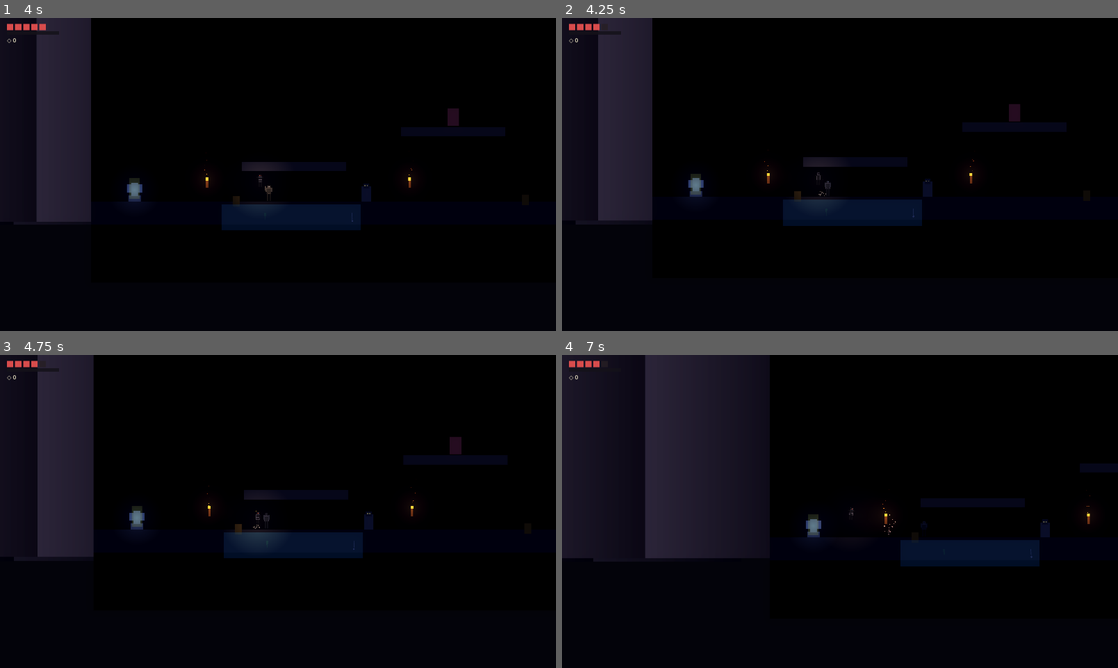
Above: before the commit, frames 1-4 (two rows, left to right).
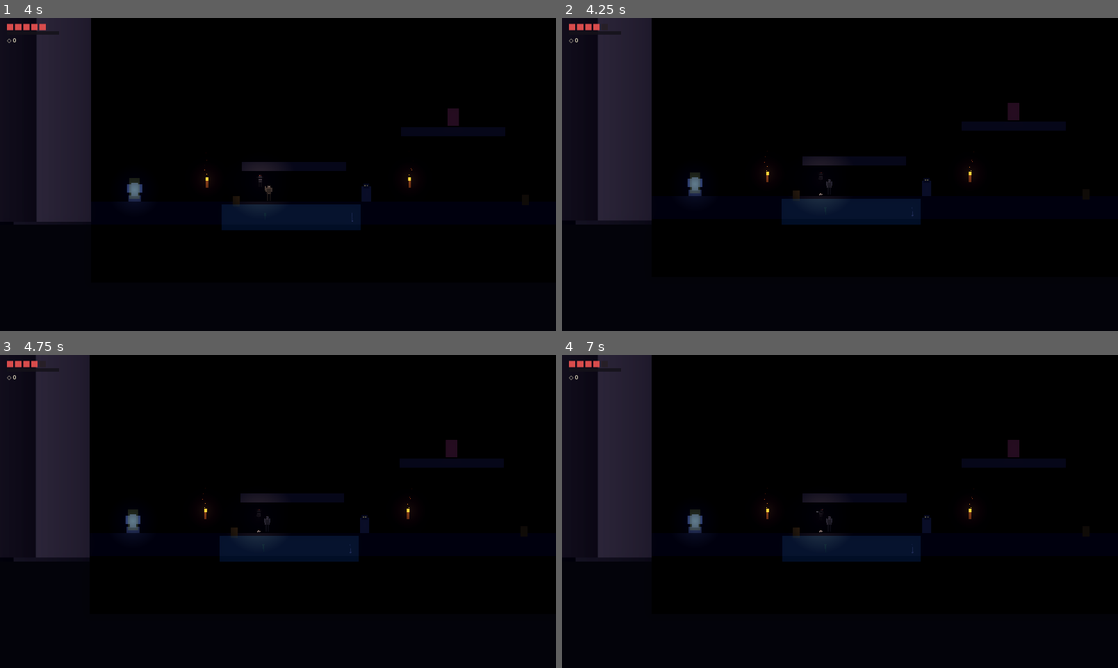
Above: after the commit, the same moments.

Repository: LucasdoCondo/Arcanjo-Caido
Game: Godot game, scene res://scenes/ui/menu_principal.tscn
The game is run twice, just before and just after one commit, with the same random seed, the same clock (stepped at 60 frames per second) and the same inputs.
Inputs:
- Up to frame 1 (4 s): click "NOVO JOGO" at 0.5 s; tap Enter at 1.25 s; hold D (move_right) 1.28-2.78 s; tap J (attack) at 1.35 s; tap Space (jump) at 1.52, 1.82, 2.27, 2.57, 3.77 s; tap Shift (dash) at 1.55, 2.1 s; tap F (heal) at 2.3, 2.85 s; hold A (move_left) 2.78-3.53 s; tap C (hook) at 3.05, 3.6 s; hold D (move_right) from 3.53 s (still down); tap Q (parry) at 3.8 s
- Up to frame 2 (4.25 s): keep holding D (move_right); tap Space (jump) at 4.07 s
- Up to frame 3 (4.75 s): keep holding D (move_right); hold Space (jump) from 4.28 s (still down); tap Q (parry) at 4.35 s
- Up to frame 4 (7 s): release D (move_right) at 5.03 s; release Space (jump) at 5.03 s; hold A (move_left) 5.03-5.78 s; tap Space (jump) at 5.1, 5.27, 5.57, 6.77 s; tap J (attack) at 5.3, 5.85 s; hold D (move_right) 5.78-6.53 s; tap Shift (dash) at 6.05, 6.6 s; hold A (move_left) from 6.53 s (still down); tap F (heal) at 6.8 s

Frame 1 is identical in both runs. In frame 2, 0.6% of the frame differs, in the area x 16-84%, y 0-67%; in frame 3, 2.4%; in frame 4, 23%, in the area x 0-100%, y 0-68%.
Error in both runs: Invalid access to property or key 'linear_velocity' on a base object of type 'CharacterBody2D (PlayerController)'. (res://scripts/player/cape.gd:49)

Commit message:
Passo 20: Game Feel de combate (hit stop, camera shake, flash branco) + fix boot headless
- Novo autoload CombatManager (hit stop/freeze frame, camera shake perlin, flash branco)

- PlayerController e EnemyBase passam a usar CombatManager (hit stop e shake) com flash branco

- AudioManager: SFX novos (pogo, ground pound, chama, vaso, wall slide), pitch variation e musica de chefe

- Correcao: AudioManager nao referencia mais a classe global PlayerController em tempo de parse (evita erro de boot em headless/fresh-clone, usado pelo script de validacao)

- gitignore agora cobre tmp_validate*.ps1; icon.svg.import incluido (consistente com assets/art/*.import)

Diff:
--- a/project.godot
+++ b/project.godot
@@ -103,6 +103,7 @@
 SceneTransition="*res://scripts/core/scene_transition.gd"
 MapOverlay="*res://scripts/ui/map_overlay.gd"
 AudioManager="*res://scripts/core/audio_manager.gd"
+CombatManager="*res://scripts/core/combat_manager.gd"
 Achievements="*res://scripts/core/achievements.gd"
 SaveManager="*res://scripts/core/save_manager.gd"
 HUD="*res://scripts/ui/hud.gd"
--- a/scripts/core/audio_manager.gd
+++ b/scripts/core/audio_manager.gd
@@ -1,17 +1,24 @@
 extends Node
 ## ============================================================================
-## [ARCANJO CAIDO] — Autoload: AudioManager (Passo 11)
+## [ARCANJO CAIDO] — Autoload: AudioManager (Passo 11 + Passo 19)
 ## ----------------------------------------------------------------------------
 ## Gerenciador central de áudio 100% offline:
 ##   - Buses separados: "Music" (BGM), "SFX" e "Ambience"
 ##   - Crossfade suave entre trilhas ao mudar de região / entrar em chefe
 ##   - SFX globais: AudioManager.sfx("jump" | "sword" | "hurt" | "coin" ...)
+##   - Pitch variation em sons repetitivos (passos, lâminas, golpes)
 ##   - Como o projeto ainda não tem assets de áudio, os sons e as trilhas são
 ##     SINTETIZADOS em tempo real (AudioStreamWAV gerado por código). Quando
 ##     os .ogg/.wav reais chegarem, basta trocar os streams deste arquivo.
+## ⚠️ ONDE CONECTAR ASSETS REAIS (.wav/.ogg):
+##   - Substitua as chamadas `_make_tone(...)` / `_make_track(...)` por
+##     `preload("res://assets/audio/nome_do_arquivo.ogg")`.
+##   - Exemplo: "jump" → preload("res://assets/audio/sfx/jump_01.wav")
+##   - Os SFX pools e o crossfade funcionam com qualquer AudioStream.
 ## ============================================================================
 
 signal bus_volume_changed(bus_name: String, linear: float)
+signal music_changed(track_id: String)
 
 const SAMPLE_RATE := 22050
 const SFX_POOL_SIZE := 10
@@ -27,6 +34,15 @@
 	"boss": [65.41, "tenso"],
 }
 
+## ⚠️ ONDE CONECTAR ASSETS REAIS DE MÚSICA:
+## Substitua `_get_track(track_id)` por um dicionário de preload():
+##   const TRACK_ASSETS = {
+##     "cripta_estrelas": preload("res://assets/audio/bgm/cripta_estrelas.ogg"),
+##     "boss": preload("res://assets/audio/bgm/boss_theme.ogg"),
+##     ...
+##   }
+## E retorne TRACK_ASSETS[track_id] em vez de sintetizar.
+
 var _sounds: Dictionary = {}
 var _tracks: Dictionary = {}
 var _bgm_a: AudioStreamPlayer
@@ -36,8 +52,16 @@
 var _sfx_idx: int = 0
 var _using_a: bool = false
 var _current_track: String = ""
-var _player: Node = null
+## Sem tipo estático para permitir acesso dinâmico ao enum State do player
+## (PlayerController) em tempo de execução; assim o autoload não depende do
+## class cache global, evitando erro de parse no boot headless/fresh-clone.
+var _player = null
 var _hooks_connected: bool = false
+
+## Passo 19: controle de pitch variation por som
+## Sons que recebem variação aleatória de tom (0.9x a 1.1x) para evitar fadiga sonora
+var _pitch_var_sounds: Dictionary = {}
+var _default_pitch: float = 1.0
 
 
 func _ready() -> void:
@@ -45,6 +69,7 @@
 	_setup_buses()
 	_build_players()
 	_synth_sounds()
+	_setup_pitch_variation()
 
 
 # ---------------------------------------------------------------------------
@@ -150,6 +175,9 @@
 
 
 func _synth_sounds() -> void:
+	# ⚠️ ONDE CONECTAR ASSETS REAIS DE SFX:
+	# Substitua cada linha por preload("res://assets/audio/sfx/nome.ogg")
+	# Exemplo: "jump" → preload("res://assets/audio/sfx/jump_01.wav")
 	_sounds = {
 		"jump": _make_tone(520.0, 0.16, "square", 0.3),
 		"dash": _make_tone(300.0, 0.14, "saw", 0.28),
@@ -162,19 +190,57 @@
 		"unlock": _make_tone(880.0, 0.5, "sine", 0.4),
 		"achievement": _make_tone(1040.0, 0.35, "sine", 0.4),
 		"parry": _make_tone(1500.0, 0.12, "square", 0.35),
+		"pogo": _make_tone(700.0, 0.1, "square", 0.3),
+		"ground_pound": _make_tone(80.0, 0.3, "saw", 0.5),
+		"chama_drain": _make_tone(440.0, 0.25, "sine", 0.3),
+		"vase_break": _make_tone(600.0, 0.15, "noise", 0.4),
+		"wall_slide": _make_tone(200.0, 0.08, "noise", 0.15),
 	}
+
+
+# ===========================================================================
+# PASSO 19: PITCH VARIATION (variação aleatória de tom)
+# ---------------------------------------------------------------------------
+# Sons repetitivos (passos, lâminas, golpes) recebem leve variação de pitch
+# entre 0.9x e 1.1x para evitar "fadiga sonora" — o cérebro percebe como
+# orgânico em vez de loop mecânico.
+# ---------------------------------------------------------------------------
+func _setup_pitch_variation() -> void:
+	# ⚠️ ADICIONE AQUI os sons que devem ter pitch variation:
+	# Basta adicionar o nome do som ao dicionário com o range desejado.
+	_pitch_var_sounds = {
+		"step": Vector2(0.88, 1.12),    # passos: variação ampla
+		"sword": Vector2(0.92, 1.08),   # lâminas: variação sutil
+		"jump": Vector2(0.95, 1.05),    # pulo: variação mínima
+		"dash": Vector2(0.90, 1.10),    # dash: variação média
+		"coin": Vector2(0.95, 1.15),    # moedas: variação ascendente
+		"parry": Vector2(0.98, 1.02),   # parry: variação quase nula
+	}
+
+
+## Aplica variação aleatória de pitch a um AudioStreamPlayer.
+## Chamado internamente antes de tocar sons repetitivos.
+func _apply_pitch_variation(player: AudioStreamPlayer, sound_name: String) -> void:
+	if _pitch_var_sounds.has(sound_name):
+		var range: Vector2 = _pitch_var_sounds[sound_name]
+		player.pitch_scale = randf_range(range.x, range.y)
+	else:
+		player.pitch_scale = _default_pitch
 
 # ===========================================================================
 # API PÚBLICA
 # ===========================================================================
 func sfx(sound_name: String) -> void:
 	## Trigger global de efeito sonoro: AudioManager.sfx("sword")
+	## Aplica pitch variation automática em sons repetitivos.
 	var stream: AudioStreamWAV = _sounds.get(sound_name)
 	if stream == null:
 		return
 	var p := _sfx_players[_sfx_idx]
 	_sfx_idx = (_sfx_idx + 1) % _sfx_players.size()
 	p.stream = stream
+	# Passo 19: pitch variation para evitar fadiga sonora
+	_apply_pitch_variation(p, sound_name)
 	p.play()
 
 
@@ -183,6 +249,7 @@
 	if _current_track == track_id:
 		return
 	_current_track = track_id
+	music_changed.emit(track_id)
 
 	var incoming := _bgm_b if _using_a else _bgm_a
 	var outgoing := _bgm_a if _using_a else _bgm_b
@@ -197,6 +264,25 @@
 	tw.tween_property(incoming, "volume_db", 0.0, fade)
 	tw.tween_property(outgoing, "volume_db", -40.0, fade)
 	tw.chain().tween_callback(outgoing.stop)
+
+
+# ---------------------------------------------------------------------------
+# PASSO 19: MÚSICA DE CHEFE — swap dinâmico na arena
+# ---------------------------------------------------------------------------
+## Troca instantânea para a versão de batalha ao entrar na arena de um chefe.
+## Se já estiver tocando o tema de chefe, não faz nada.
+func play_boss_music(fade: float = 0.8) -> void:
+	## Chamado ao entrar na arena de um chefe.
+	## Exemplo: AudioManager.play_boss_music(0.5) para transição rápida.
+	play_music("boss", fade)
+
+
+## Retorna a música de região ao sair da arena de chefe.
+## Parâmetro: track_id da região de origem (ex: "catedral_avareza").
+func exit_boss_music(region_track: String = "cripta_estrelas", fade: float = 1.2) -> void:
+	## Chamado ao sair da arena de um chefe.
+	## Exemplo: AudioManager.exit_boss_music("catedral_avareza")
+	play_music(region_track, fade)
 
 
 func _get_track(track_id: String) -> AudioStreamWAV:
@@ -241,8 +327,12 @@
 
 
 func _on_player_state(new_state: int) -> void:
-	match new_state:
-		PlayerController.State.JUMP:
-			sfx("jump")
-		PlayerController.State.ATTACK:
-			sfx("sword")
+	## Nota: comparamos com _player.State.JUMP/ATTACK em tempo de execução
+	## (acesso dinâmico) para que este autoload não dependa da classe global
+	## PlayerController em tempo de parse — ver declaração de `_player`.
+	if _player == null:
+		return
+	if new_state == _player.State.JUMP:
+		sfx("jump")
+	elif new_state == _player.State.ATTACK:
+		sfx("sword")
--- /dev/null
+++ b/scripts/core/combat_manager.gd
@@ -0,0 +1,100 @@
+extends Node
+## ============================================================================
+## [ARCANJO CAIDO] — Autoload: CombatManager (Passo 20)
+## ----------------------------------------------------------------------------
+## Gerenciador de polimento de combate (Game Feel/Impact):
+##   - Hit Stop / Freeze Frame: pausa o jogo ao acertar inimigos
+##   - Camera Shake: tremor com Perlin noise e decay exponencial
+##   - Flash White: material override nos inimigos ao receber golpe
+## ⚠️ COMO USAR:
+##   - CombatManager.hit_stop() ao acertar inimigo
+##   - CombatManager.camera_shake(intensity, duration) ao causar impacto
+##   - EnemyBase.take_hit() já chama flash_white automaticamente
+## ============================================================================
+
+## Durações do Hit Stop (em segundos)
+const HIT_STOP_LIGHT := 0.04   ## Golpe básico
+const HIT_STOP_HEAVY := 0.08   ## Crítico / abate
+
+## Valores padrão de Camera Shake
+const SHAKE_DEFAULT_INTENSITY := 4.0
+const SHAKE_DEFAULT_DURATION := 0.2
+
+var _hit_stop_timer: float = 0.0
+var _shake_timer: float = 0.0
+var _shake_intensity: float = 0.0
+var _shake_duration: float = 0.0
+var _shake_seed: float = 0.0
+var _camera: Camera2D = null
+
+
+func _ready() -> void:
+	process_mode = Node.PROCESS_MODE_ALWAYS
+
+
+func _process(delta: float) -> void:
+	# Hit Stop: controla o time scale
+	if _hit_stop_timer > 0.0:
+		_hit_stop_timer -= delta
+		if _hit_stop_timer <= 0.0:
+			Engine.time_scale = 1.0
+
+	# Camera Shake: aplica offset com Perlin noise
+	if _shake_timer > 0.0:
+		_shake_timer -= delta
+		if _camera != null:
+			var progress := 1.0 - (_shake_timer / _shake_duration)
+			var decay := pow(2.0, -3.0 * progress)  # Decay exponencial suave
+			var offset_x := _perlin_noise(_shake_seed, progress * 5.0) * _shake_intensity * decay
+			var offset_y := _perlin_noise(_shake_seed + 100.0, progress * 5.0) * _shake_intensity * decay
+			_camera.offset = Vector2(offset_x, offset_y)
+		if _shake_timer <= 0.0:
+			_camera.offset = Vector2.ZERO
+
+
+# ---------------------------------------------------------------------------
+# PASSO 20: HIT STOP / FREEZE FRAME
+# ---------------------------------------------------------------------------
+## Pausa o jogo por alguns milissegundos ao acertar um inimigo.
+## Parâmetro heavy: se true, pausa mais (crítico/abate).
+func hit_stop(heavy: bool = false) -> void:
+	## Chamado ao acertar um inimigo.
+	## Exemplo: CombatManager.hit_stop() para golpe normal
+	##          CombatManager.hit_stop(true) para crítico/abate
+	Engine.time_scale = 0.0001
+	_hit_stop_timer = HIT_STOP_HEAVY if heavy else HIT_STOP_LIGHT
+
+
+# ---------------------------------------------------------------------------
+# PASSO 20: CAMERA SHAKE
+# ---------------------------------------------------------------------------
+## Tremor de câmera com Perlin noise e decay exponencial.
+## Parâmetros:
+##   - intensity: força do tremor (px). Leve=2, Médio=5, Forte=8
+##   - duration: duração em segundos
+func camera_shake(intensity: float = SHAKE_DEFAULT_INTENSITY, duration: float = SHAKE_DEFAULT_DURATION) -> void:
+	## Chamado ao causar impacto significativo.
+	## Exemplo: CombatManager.camera_shake(2.0, 0.15) para golpe leve
+	##          CombatManager.camera_shake(6.0, 0.3) para ground pound
+	##          CombatManager.camera_shake(8.0, 0.4) para abate
+	_shake_intensity = intensity
+	_shake_duration = duration
+	_shake_timer = duration
+	_shake_seed = randf() * 1000.0
+	# Cache da câmera do jogador
+	if _camera == null:
+		var player := get_tree().get_first_node_in_group("player")
+		if player:
+			_camera = player.get_node_or_null("Camera2D")
+
+
+# ---------------------------------------------------------------------------
+# Perlin Noise (implementação simples para shake orgânico)
+# ---------------------------------------------------------------------------
+static func _perlin_noise(seed: float, t: float) -> float:
+	## Noise 1D baseado em senoides combinadas (aproximação de Perlin).
+	var n := 0.0
+	n += sin(t * 2.1 + seed) * 0.5
+	n += sin(t * 4.7 + seed * 1.3) * 0.25
+	n += sin(t * 9.3 + seed * 1.7) * 0.125
+	return clampf(n, -1.0, 1.0)
--- a/scripts/enemies/enemy_base.gd
+++ b/scripts/enemies/enemy_base.gd
@@ -22,6 +22,7 @@
 @export var max_hp: int = 20
 @export var flash_duration: float = 0.15
 @export var hurt_stagger_time: float = 0.25    ## Tempo "atordoado" ao tomar golpe
+@export var flash_color: Color = Color(2.5, 2.5, 2.5, 1.0)  ## Passo 20: Flash BRANCO ao receber golpe
 
 @export_group("Movimento")
 @export var move_speed: float = 90.0           ## Velocidade de patrulha
@@ -192,8 +193,8 @@
 	hp = maxi(hp - damage, 0)
 	health_changed.emit(hp, max_hp)
 
-	# Flash vermelho de dano.
-	visual.modulate = Color(3.0, 0.5, 0.5)
+	# Passo 20: Flash BRANCO de dano (material override).
+	visual.modulate = flash_color
 	_flash_timer = flash_duration
 
 	# Knockback na direção oposta ao golpe.
@@ -201,6 +202,10 @@
 	if dir == 0.0:
 		dir = -float(facing)
 	velocity = Vector2(dir * knockback_force, -knockback_force * 0.4)
+
+	# Passo 20: Hit Stop + Camera Shake ao receber golpe
+	CombatManager.hit_stop(hp <= 0)
+	CombatManager.camera_shake(3.0 if hp > 0 else 6.0, 0.15 if hp > 0 else 0.3)
 
 	if hp <= 0:
 		_die()
--- a/scripts/player/player_controller.gd
+++ b/scripts/player/player_controller.gd
@@ -613,7 +613,8 @@
 
 		if hit_something:
 			_gain_chama(chama_por_golpe)
-			GameState.hit_stop(0.035, 0.1)  ## Passo 13: hit stop no acerto
+			CombatManager.hit_stop(false)  ## Passo 20: hit stop no acerto
+			CombatManager.camera_shake(2.0, 0.08)  ## Passo 20: tremor leve
 
 			# Passo 17: faíscas no contato + sangue negro dos inimigos.
 			var contact := hitbox.global_position
@@ -690,8 +691,8 @@
 
 
 func _ground_pound_impact() -> void:
-	shake_camera(7.0, 0.25)
-	GameState.hit_stop(0.08, 0.15)  ## Passo 13: peso do impacto
+	CombatManager.camera_shake(7.0, 0.25)  ## Passo 20: tremor forte
+	CombatManager.hit_stop(true)  ## Passo 20: peso do impacto
 	# Passo 16: achatamento forte — peso do impacto no chão.
 	_apply_squash(false, 1.3)
 	if land_fx:
@@ -849,8 +850,8 @@
 		_parry_timer = 0.0
 		_iframes_timer = 0.25
 		AudioManager.sfx("parry")
-		GameState.hit_stop(0.09, 0.05)  ## Freeze frame do reflexo perfeito
-		shake_camera(5.0, 0.2)
+		CombatManager.hit_stop(true)  ## Freeze frame do reflexo perfeito
+		CombatManager.camera_shake(5.0, 0.2)  ## Tremor do reflexo
 		# Contra-golpe: stagger nos inimigos ao alcance da lâmina.
 		for area in shockwave.get_overlapping_areas():
 			var target: Node = area.owner if area.owner != null else area.get_parent()
@@ -867,7 +868,8 @@
 	damaged.emit(amount)
 	health_changed.emit(current_health, max_health)
 	_cancel_heal()
-	GameState.hit_stop(0.07, 0.1)  ## Passo 13: peso ao sofrer dano
+	CombatManager.hit_stop(false)  ## Passo 20: peso ao sofrer dano
+	CombatManager.camera_shake(4.0, 0.2)  ## Passo 20: tremor ao tomar golpe
 
 	# Knockback na direção oposta à fonte do dano.
 	var dir := signf(global_position.x - source_position.x)
Not shown, added: icon.svg.import
Not shown, changed: .gitignore
